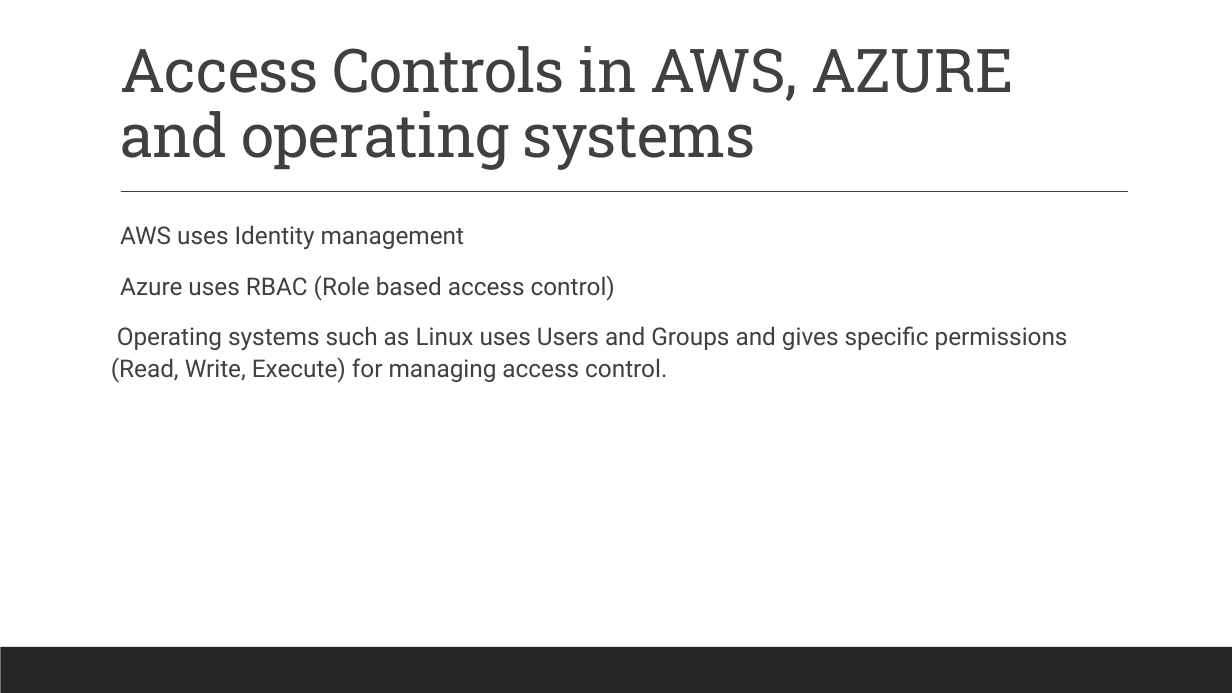
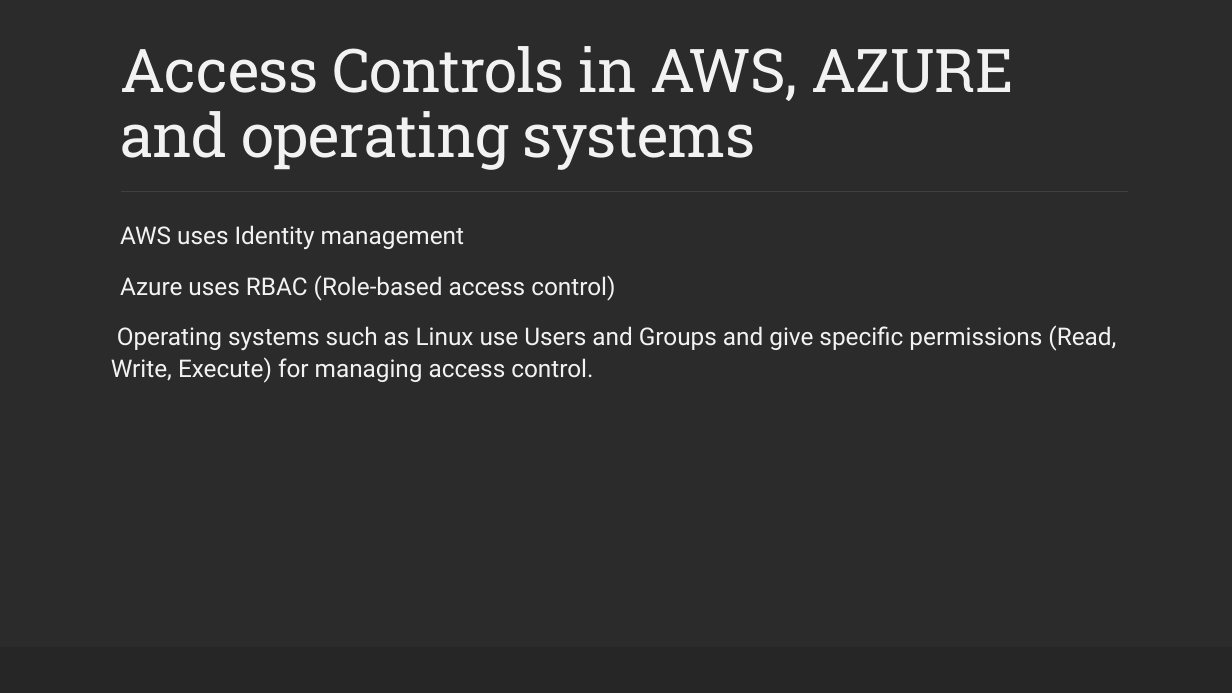
Before and after one commit to ronnie-1947/access-control-ppt, a slide deck: slide 41 of Access Control.pptx (slide 42 before the commit). Drawn at 1232x693 pixels with LibreOffice and Linux fonts; fonts in the diff are those of the drawing; background and template pictures are left out; a plain dark background stands for a picture behind light text. Boxes give left, top, right and bottom in pixels: in the first picture for what was removed or moved away, otherwise in the second. Text is boxed around its words. In the diff, an @@ line names an element or a change of style, - is before the commit and + after.

Commit message:
background added

```diff
--- a/Access Control.pptx
+++ b/Access Control.pptx
@@ background #FFFFFF to picture (left out) @@
@@ title "Access Controls in AWS, AZURE ..." at bbox=[120, 46, 1013, 170]: text colour #404040 to #F2F2F2 @@
@@ text at bbox=[120, 225, 464, 249]: text colour #404040 to #F2F2F2 in "AWS uses Identity management" @@
@@ text at bbox=[111, 275, 1116, 383]: text changed; text colour #404040 to #F2F2F2 @@
-  Azure uses RBAC (Role based access control)
-Operating systems such as Linux uses Users and Groups and gives specific permissions (Read, Write, Execute) for managing access control.
+  Azure uses RBAC (Role-based access control)
+Operating systems such as Linux use Users and Groups and give specific permissions (Read, Write, Execute) for managing access control.
```
Also in this commit, not shown: 43 other slides changed, 1 slide added, 2 slides removed.
